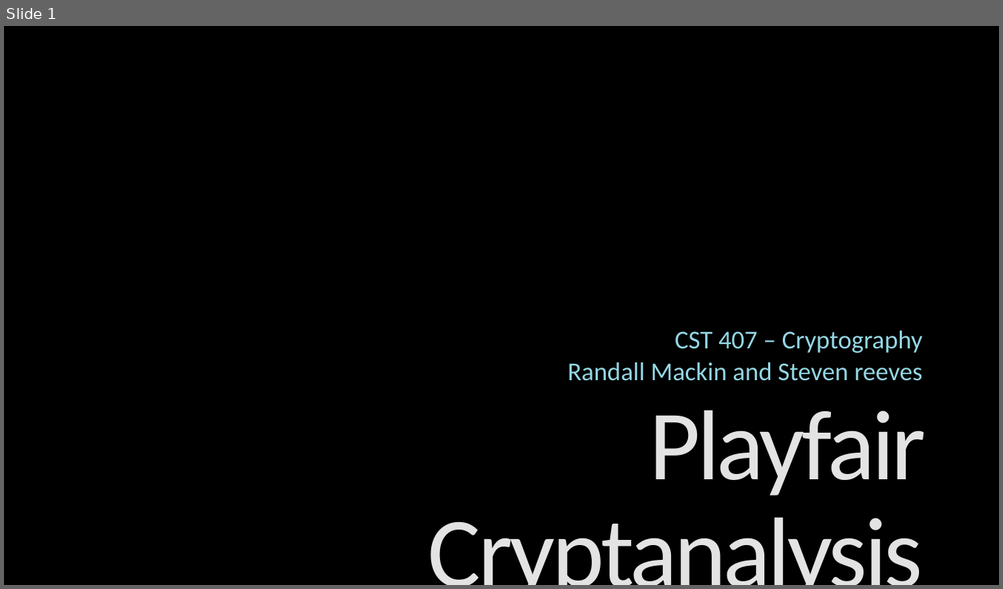
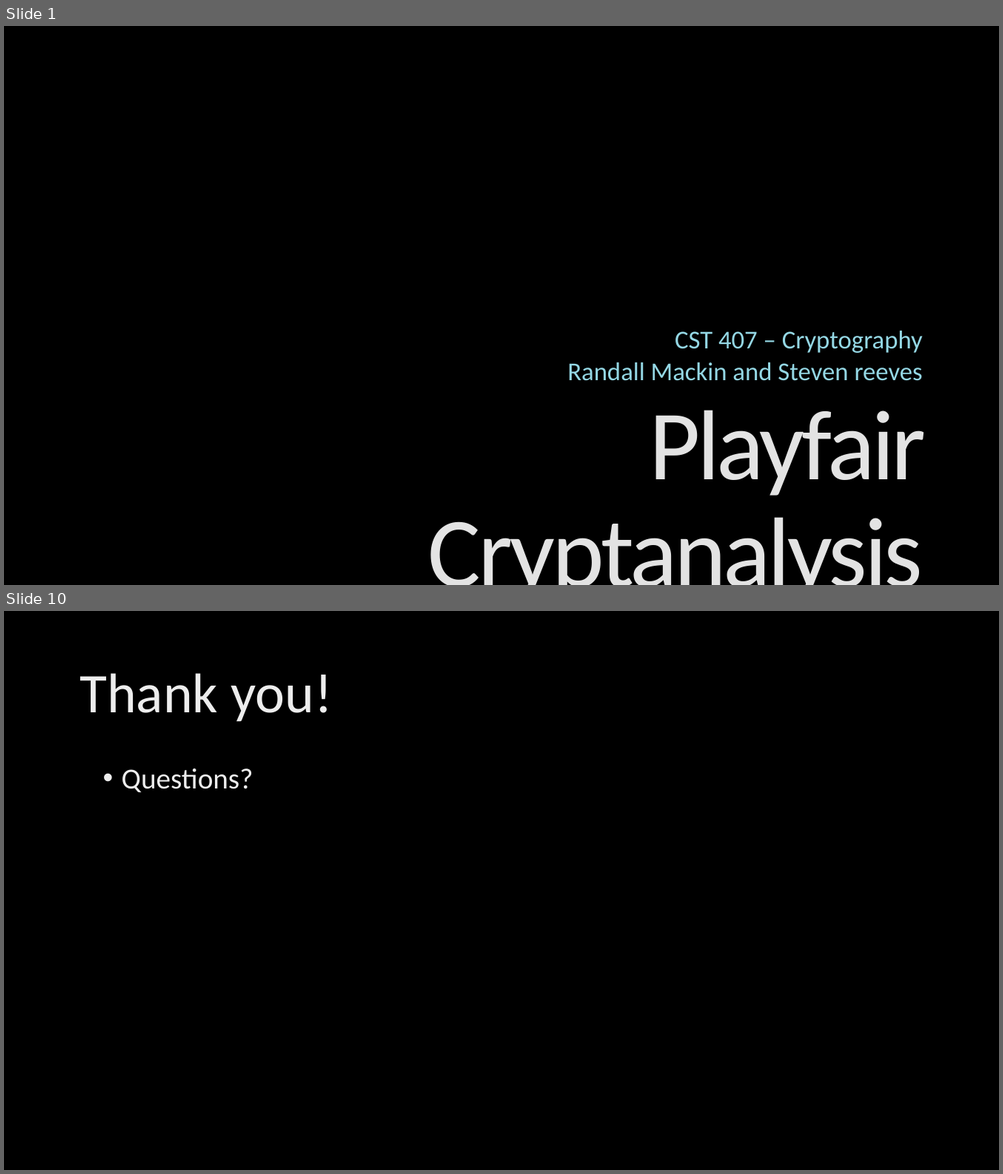
Before and after one commit to Steven-Reeves/Cryptography, a slide deck: Final_Presentation.pptx. Shown one above the other, each under a label of ours: slide 1 before the commit, slides 1 and 10 after it; the slides between them are not shown. The pictures are 1003x589 and 1003x1174 pixels, drawn with LibreOffice and Linux fonts; fonts in the diff are those of the drawing; background and template pictures are left out. Boxes give left, top, right and bottom in pixels: in the first picture for what was removed or moved away, otherwise in the second. Text is boxed around its words. In the diff, an @@ line names an element or a change of style, - is before the commit and + after.

```diff
--- a/Final_Presentation.pptx
+++ b/Final_Presentation.pptx
@@ slide 10 added at (x1=4, y1=611, x2=999, y2=1170), background picture (left out) @@
@@ title added at (x1=79, y1=673, x2=332, y2=722), 54 pt, text gradient #BFBFBF to #EDEDED to #FFFFFF @@
+Thank you!
@@ text added at (x1=122, y1=769, x2=253, y2=793), 28 pt, text gradient #BFBFBF to #EDEDED to #FFFFFF @@
+• Questions?
```
Also in this commit, not shown: 4 slides changed, 4 other slides added, 2 slides removed.
